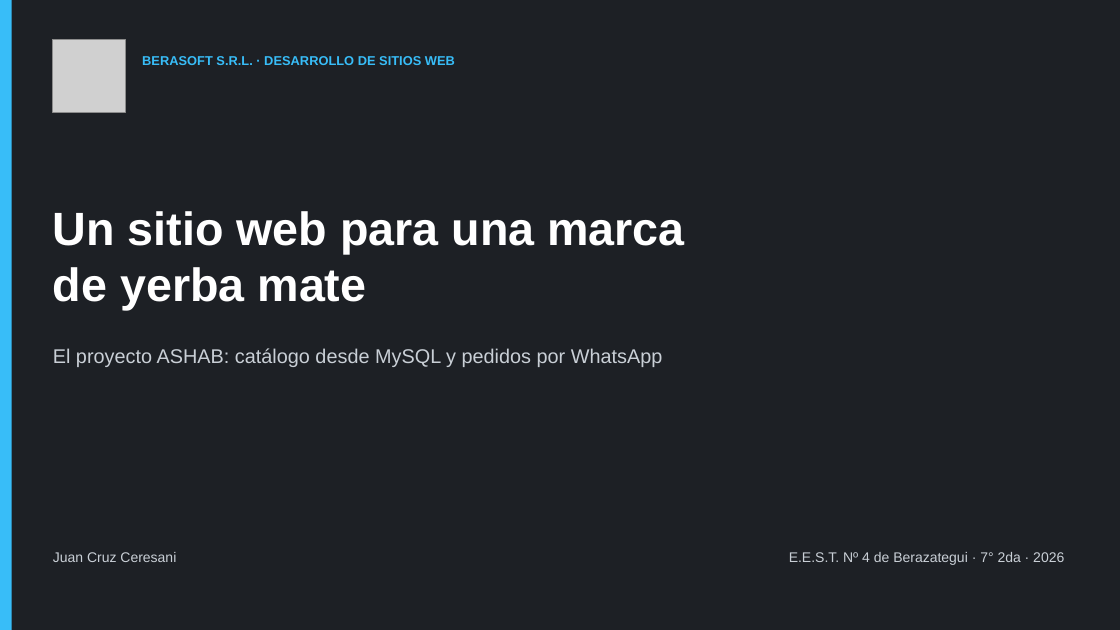
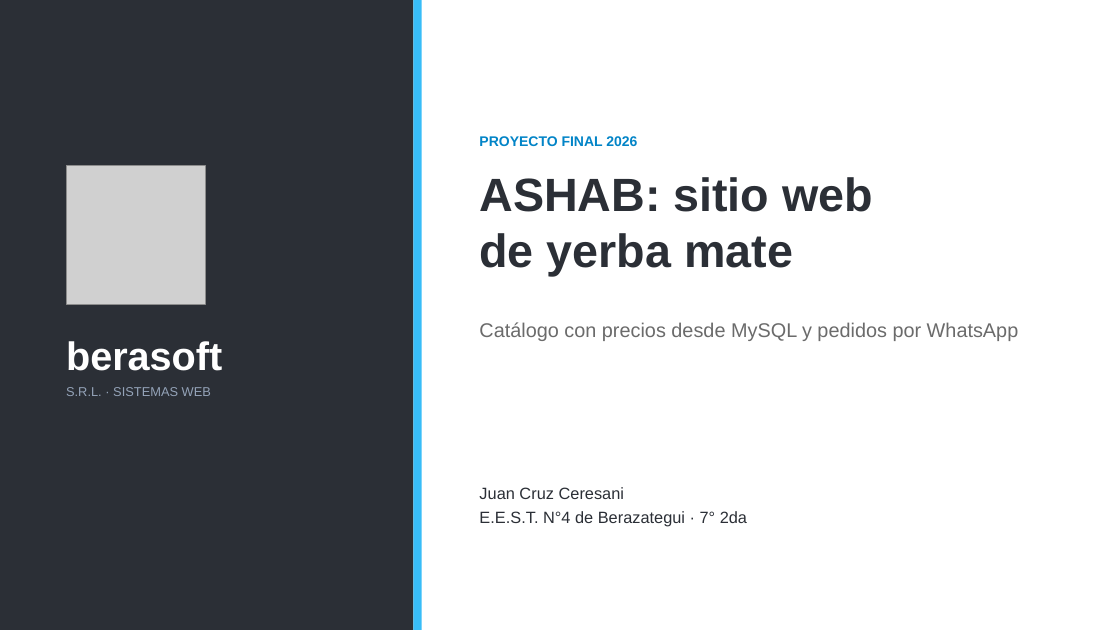
Before and after one commit to Gambeta-latorre/proyecto-consultora, a slide deck: slide 1 of 06_Documentos/Presentacion_ASHAB_Berasoft.pptx. Drawn at 1120x630 pixels with LibreOffice and Linux fonts; fonts in the diff are those of the drawing; grey boxes stand for pictures. Boxes give left, top, right and bottom in pixels: in the first picture for what was removed or moved away, otherwise in the second. Text is boxed around its words. In the diff, an @@ line names an element or a change of style, - is before the commit and + after.

```diff
--- a/06_Documentos/Presentacion_ASHAB_Berasoft.pptx
+++ b/06_Documentos/Presentacion_ASHAB_Berasoft.pptx
@@ background #1D2025 to #FFFFFF @@
@@ rectangle: place and size @@
-rectangle at [0, 0, 12, 630]
+rectangle at [0, 0, 413, 630]
@@ rectangle at [0, 0, 413, 630]: fill #38BDF8 to #2B2F36 @@
@@ rectangle added at [413, 0, 422, 630], fill #38BDF8 @@
@@ text added at [479, 136, 637, 146], 12 pt, text #0284C7, bold @@
+PROYECTO FINAL 2026
@@ picture: place and size @@
-picture at [53, 39, 126, 113]
+picture at [66, 166, 205, 304]
@@ text at [479, 177, 873, 212]: text changed; text colour #FFFFFF to #2B2F36 @@
-Un sitio web para una marca
+ASHAB: sitio web
@@ text "ASHAB: sitio web": place and size @@
-text "ASHAB: sitio web" at [53, 211, 684, 310]
+text "ASHAB: sitio web" at [479, 177, 873, 277]
@@ text at [479, 233, 793, 277]: text colour #FFFFFF to #2B2F36 in "de yerba mate" @@
@@ text at [479, 322, 1019, 341]: text changed; text colour #C9CFD6 to #6B6B6B @@
-El proyecto ASHAB: catálogo desde MySQL y pedidos por WhatsApp
+Catálogo con precios desde MySQL y pedidos por WhatsApp
@@ text added at [66, 341, 222, 371], 34 pt, text #FFFFFF, bold @@
+berasoft
@@ text at [66, 387, 211, 396]: text changed; text colour #38BDF8 to #94A3B8; bold off @@
-BERASOFT S.R.L. · DESARROLLO DE SITIOS WEB
+S.R.L. · SISTEMAS WEB
@@ text at [479, 487, 747, 527]: text changed; size 12 to 14 pt; text colour #C9CFD6 to #2B2F36 @@
-E.E.S.T. Nº 4 de Berazategui · 7° 2da · 2026
+Juan Cruz Ceresani
+E.E.S.T. N°4 de Berazategui · 7° 2da
@@ text removed at [53, 552, 176, 562] @@
-Juan Cruz Ceresani
```
Also in this commit, not shown: 6 other slides changed, 14 slides added, 12 slides removed, 5 other files.
